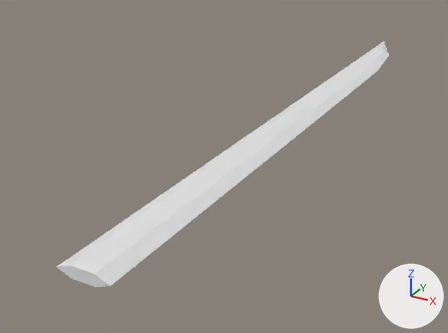
Renders of the glTF model godot/assets/waffen/modelle/grossschwertklinge/t3_1.glb from each side of a commit.
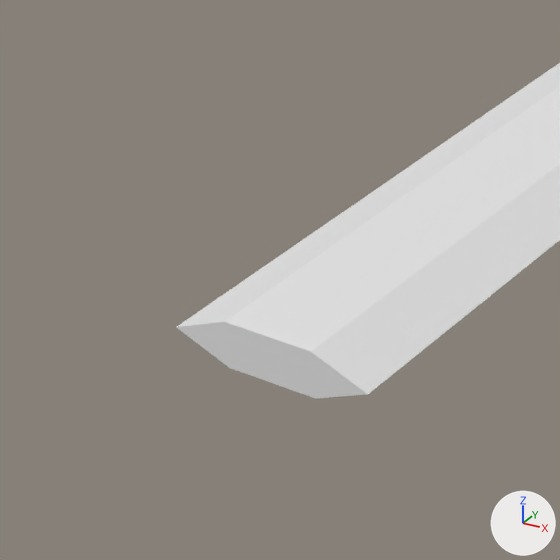
There are two pictures of each version: one whole from a 50 mm lens placed at (0.376, -0.192, 0.349), pointed at (-0.105, 0.683, -0.088), one close up on the part from 1% to 37% of the width and 52% to 100% of the height. Every picture has the same lights, and +X, +Y and +Z are marked at lower right. The older version's two pictures come first. Vertices at exactly the same position are counted once.

In view in the first close-up: 'grossschwertklinge_t3_1'.
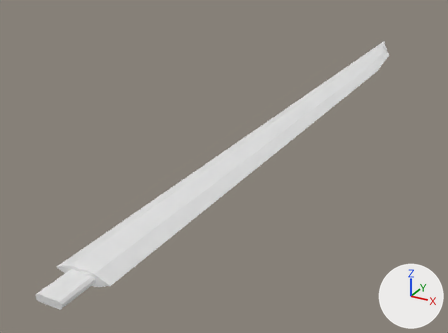
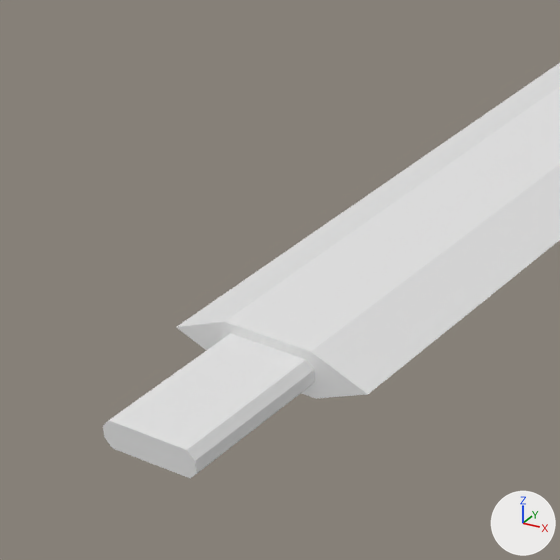
The edits, one by one:
me_grossschwertklinge_t3_1 is used by ob_grossschwertklinge_t3_1; location (0.0, 0.0, 0.0).
me_grossschwertklinge_t3_1 had 49 vertices, 94 faces and spanned x -0.035..0.035, y 0.2..1.416, z -0.008..0.008.
me_grossschwertklinge_t3_1 now has 65 vertices, 122 faces and spans x -0.035..0.035, y 0.152..1.416, z -0.008..0.008.
me_grossschwertklinge_t3_1 part 1: a new loose piece of 16 vertices spanning x -0.016..0.016, y 0.152..0.21, z -0.005..0.005, in mat_klinge (white #e7e7e7).

Where the change shows, as pixel boxes (x1, y1, x2, y2) in the close-ups (560 x 560 px):
'grossschwertklinge_t3_1', reshaped
    before: (176, 63, 560, 399)
    after: (103, 63, 560, 479)
part 1 of me_grossschwertklinge_t3_1, added
    after: (103, 333, 315, 479)
